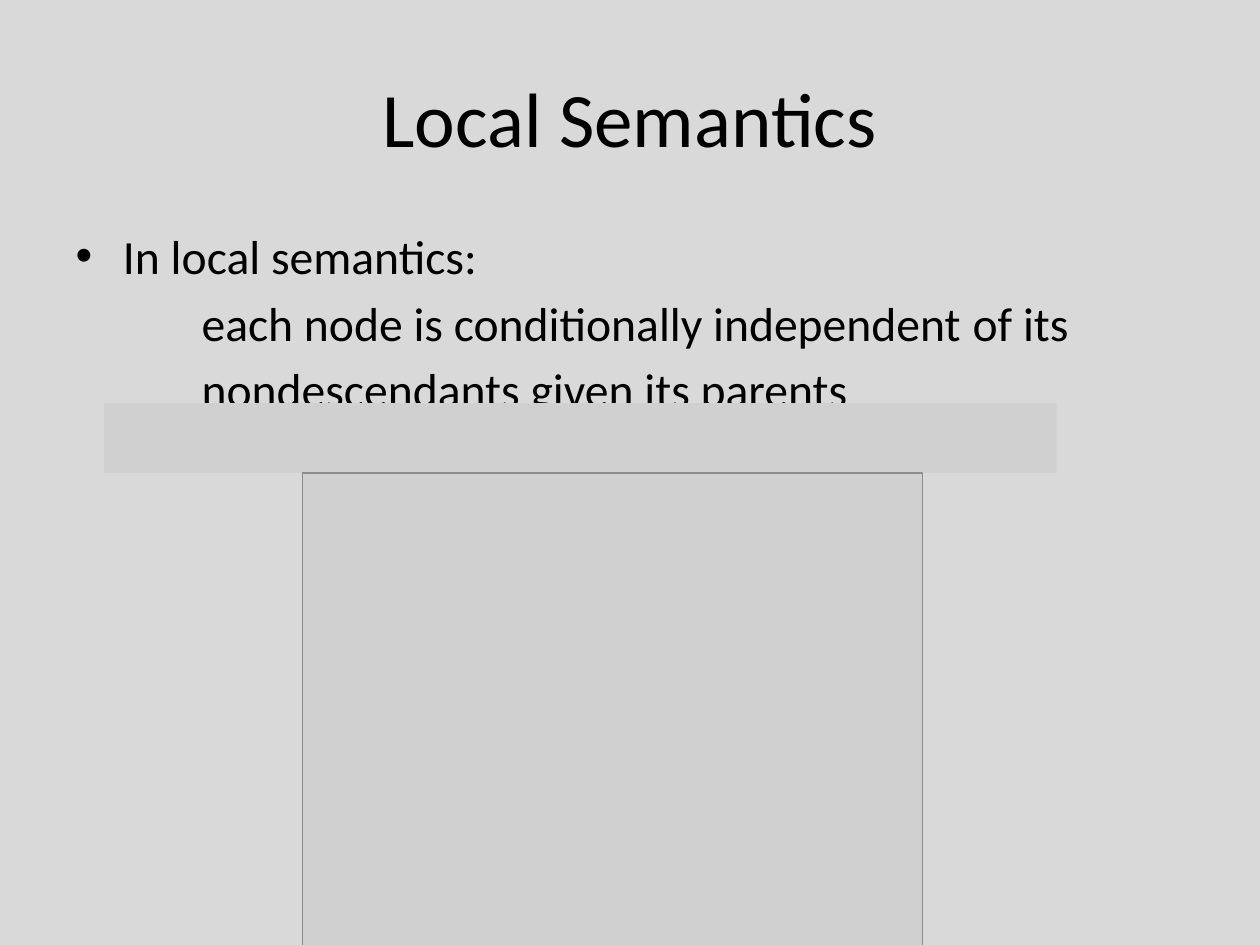
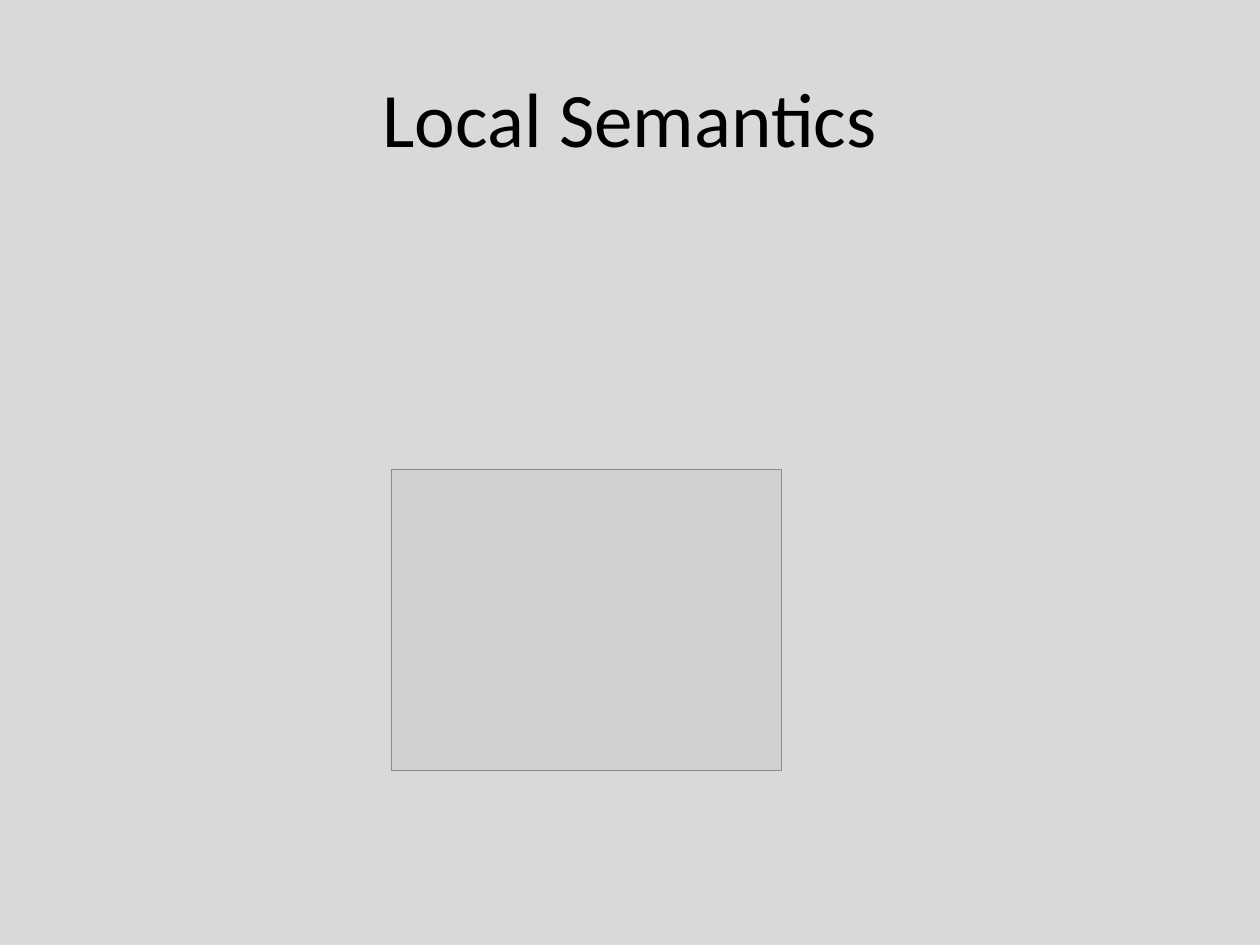
Before and after one commit to Mrtytt/SchoolNotes, a slide deck: slide 8 of 5_Donem_Ders_Notlari/YZ/DersSlayt/08_probabilistic reasoning and Bayesian networks.pptx. Drawn at 1260x945 pixels with LibreOffice and Linux fonts; fonts in the diff are those of the drawing; grey boxes stand for pictures. Boxes give left, top, right and bottom in pixels: in the first picture for what was removed or moved away, otherwise in the second. Text is boxed around its words. In the diff, an @@ line names an element or a change of style, - is before the commit and + after.

```diff
--- a/5_Donem_Ders_Notlari/YZ/DersSlayt/08_probabilistic reasoning and Bayesian networks.pptx
+++ b/5_Donem_Ders_Notlari/YZ/DersSlayt/08_probabilistic reasoning and Bayesian networks.pptx
@@ text removed at bbox=[123, 241, 1068, 403] @@
-• In local semantics:
-each node is conditionally independent of its
-nondescendants given its parents
@@ picture removed at bbox=[105, 403, 1057, 474] @@
@@ picture: place and size @@
-picture at bbox=[302, 472, 922, 945]
+picture at bbox=[392, 469, 781, 770]
```
Also in this commit, not shown: 12 other files.
